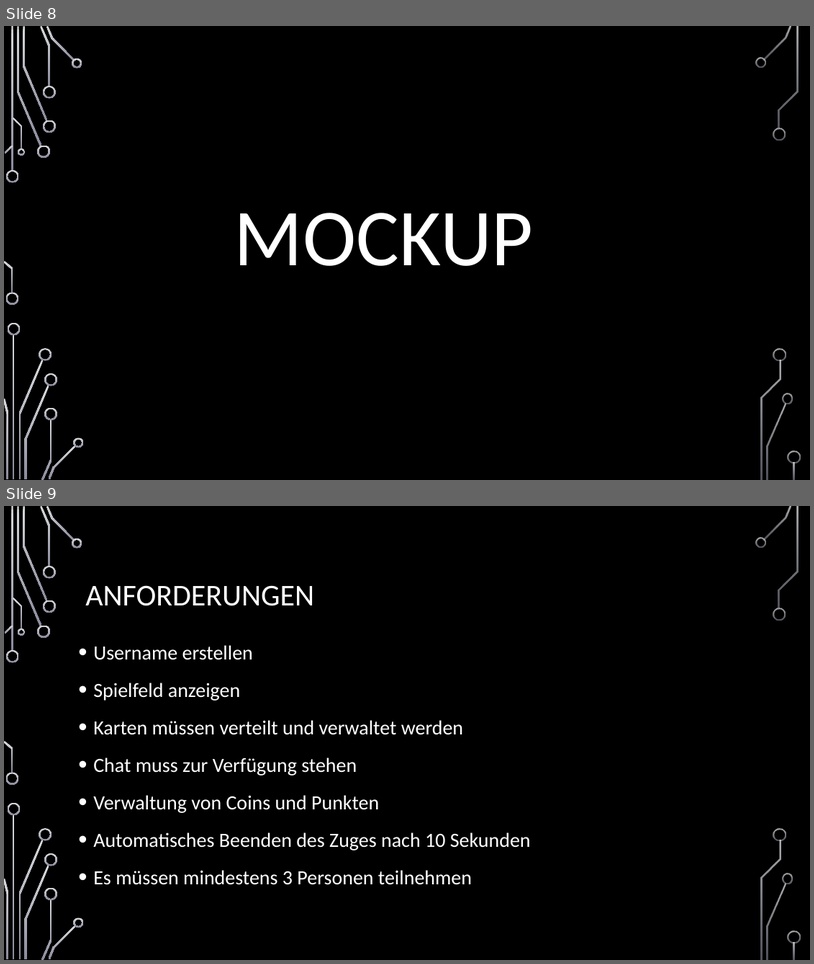
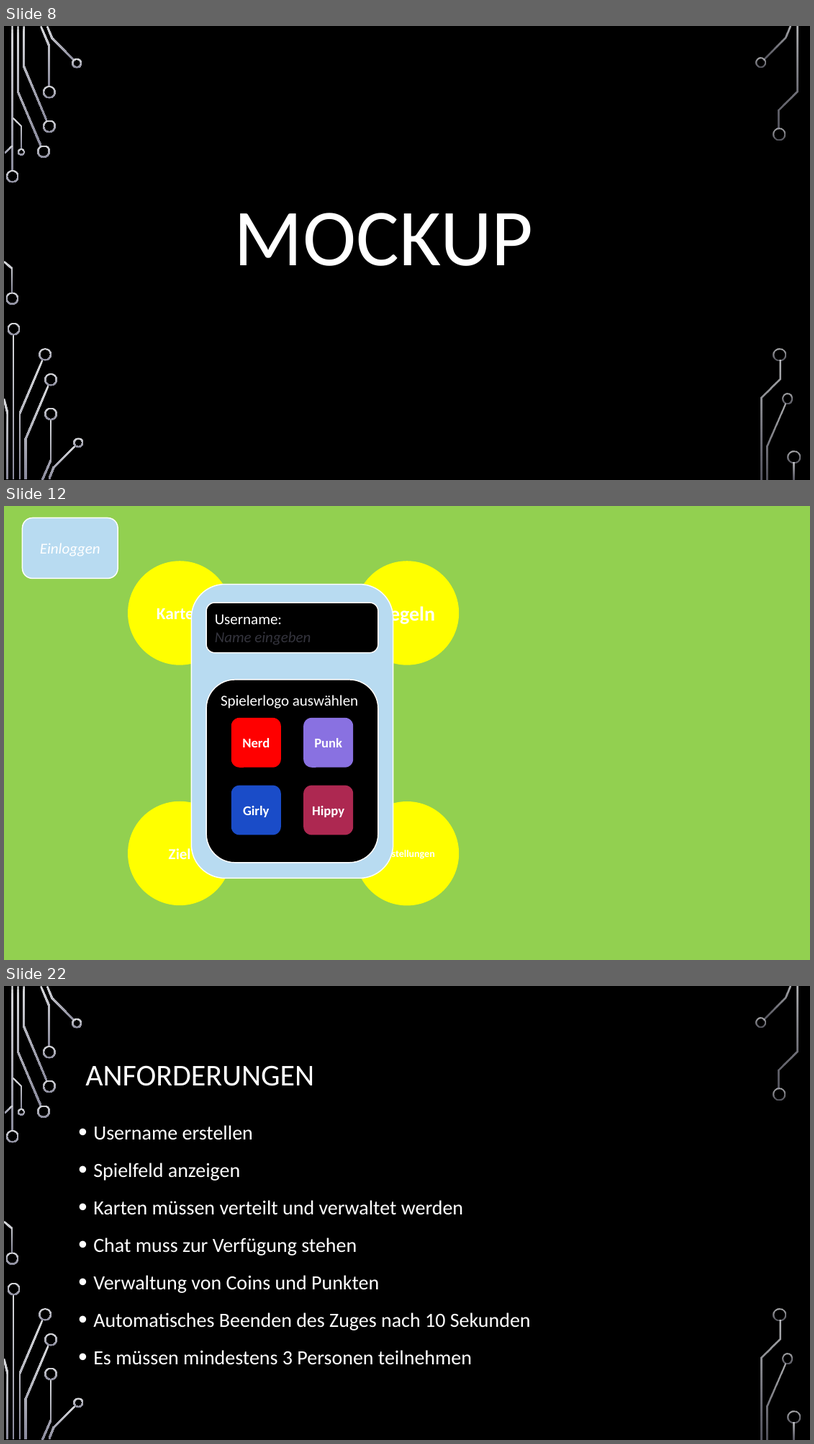
Before and after one commit to jnussbaum/TheBachelorsChaseGame, a slide deck: documents/Meilensteine/Meilenstein I/Meilenstein_1_Präsentation.pptx. Shown one above the other, each under a label of ours: slides 8 and 9 before the commit, slides 8, 12 and 22 after it; the slides between them are not shown. The pictures are 814x964 and 814x1444 pixels, drawn with LibreOffice and Linux fonts; fonts in the diff are those of the drawing; background and template pictures are left out. Boxes give left, top, right and bottom in pixels: in the first picture for what was removed or moved away, otherwise in the second. Text is boxed around its words. In the diff, an @@ line names an element or a change of style, - is before the commit and + after.

```diff
--- a/documents/Meilensteine/Meilenstein I/Meilenstein_1_Präsentation.pptx
+++ b/documents/Meilensteine/Meilenstein I/Meilenstein_1_Präsentation.pptx
@@ slide 12 added at <box>4,506,810,960</box>, background picture (left out) @@
@@ rectangle added at <box>4,506,810,960</box>, fill #92D050, outline #92D050 1.25 pt @@
@@ rounded rectangle added at <box>22,518,118,579</box>, fill #B8DBF1, outline #FFFFFF 1.25 pt, 18 pt, text #FFFFFF, italic @@
+Einloggen
@@ group added at <box>4,506,149,960</box>: 16 freeform shapes, 4 rectangles @@
@@ ellipse added at <box>129,561,232,664</box>, fill #FFFF00, outline #FFFF00 1.25 pt, 20 pt, text #FFFFFF, bold @@
+Karten
@@ ellipse added at <box>356,561,459,664</box>, fill #FFFF00, outline #FFFF00 1.25 pt, 24 pt, text #FFFFFF, bold @@
+Regeln
@@ group added at <box>191,584,394,878</box>: 7 rounded rectangles @@
+Username:
+Name eingeben
+Spielerlogo auswählen
+Nerd
+Girly
+Punk
+Hippy
@@ ellipse added at <box>129,802,232,905</box>, fill #FFFF00, outline #FFFF00 1.25 pt, 18 pt, text #FFFFFF, bold @@
+Ziel
@@ ellipse added at <box>356,802,459,905</box>, fill #FFFF00, outline #FFFF00 1.25 pt, 12 pt, text #FFFFFF, bold @@
+Einstellungen
@@ what was slide 9 is now slide 22 @@
```
Also in this commit, not shown: 14 other slides added, 1 slide removed, 3 other files.
